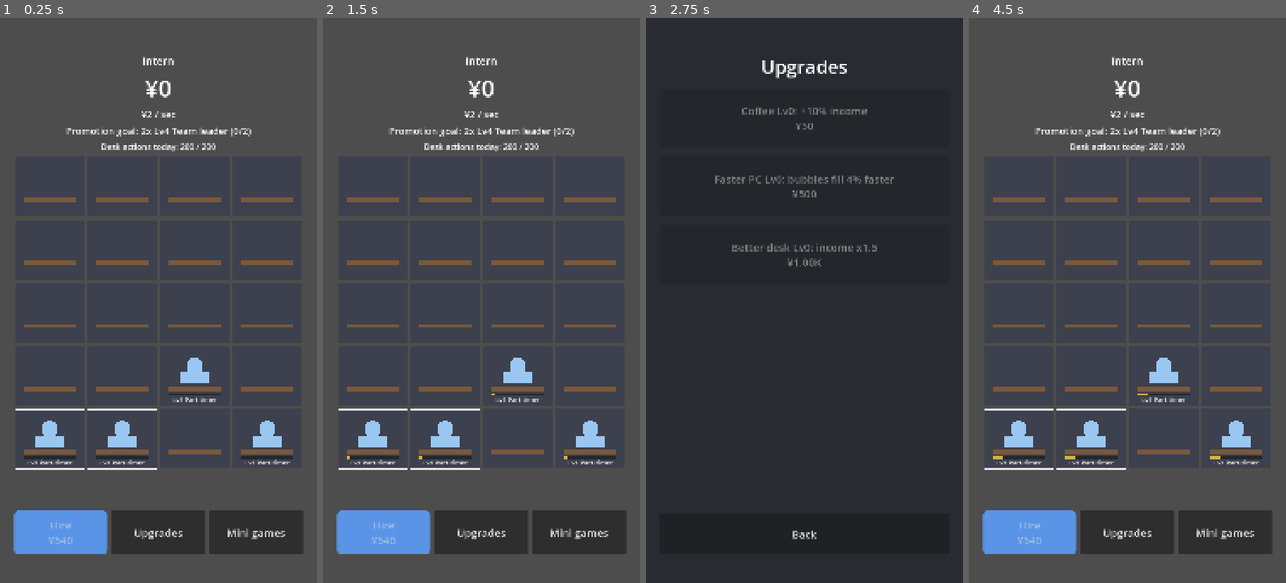
Above: before the commit, frames 1-4 (left to right).
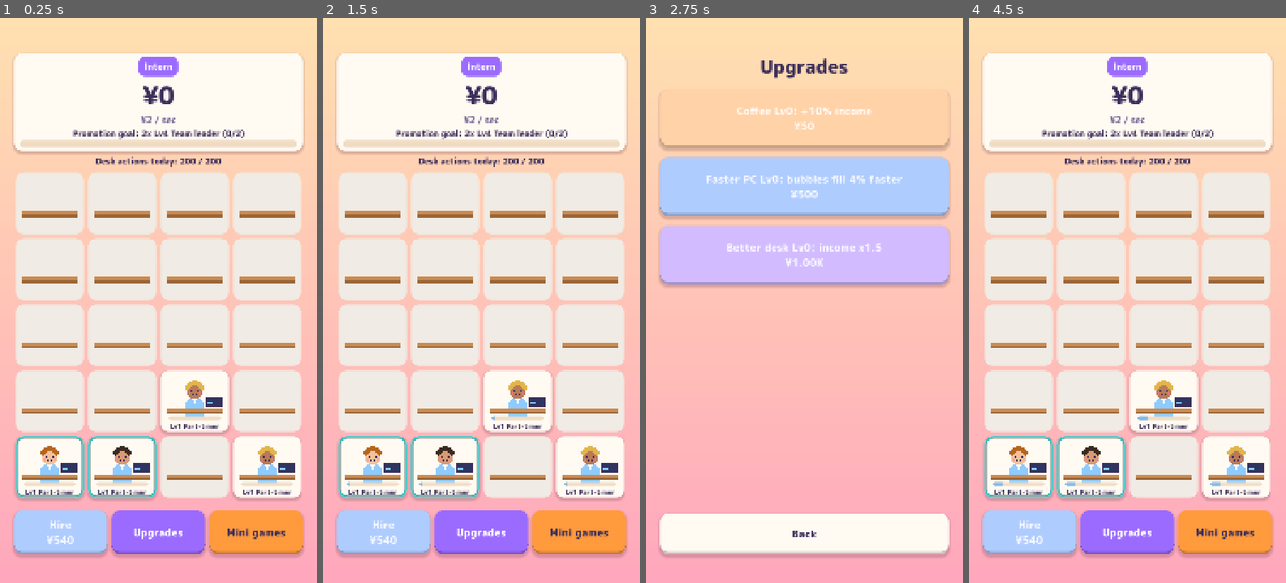
Above: after the commit, the same moments.

Repository: zulfahmi14/corporate-ladder-tycoon
Game: Godot game, scene res://src/ui/main/main.tscn
Same seed, same stepped clock (60 frames per second), same inputs: the game is played once before the commit and once after it.
Inputs:
- Up to frame 1 (0.25 s): no input
- Up to frame 2 (1.5 s): click "Upgrades" at 0.5 s; click "Mini games" at 1.25 s
- Up to frame 3 (2.75 s): click "Upgrades" at 2 s
- Up to frame 4 (4.5 s): click "Mini games" at 2.75 s; click "Upgrades" at 3.5 s; click "Mini games" at 4.25 s

The runs differ from the first frame. In frame 1, 100% of the frame differs, in the area x 0-100%, y 0-100%; in frame 2, 100%; in frame 3, 100%; in frame 4, 100%.

Commit message:
Colourful look: rounded font, candy buttons, cute coworkers, gradient
- Font: M PLUS Rounded 1c ExtraBold (SIL OFL 1.1, also covers Japanese),
  license text bundled in the APK; assets/LICENSES.csv (kept as a raw file,
  not imported as a translation) + CI check that every asset file has a
  license row; CREDITS.md table generated from it.
- GameTheme/Palette: warm peach-to-pink gradient, dark purple ink,
  rounded candy buttons with a pressable bottom edge, shadowed cards.
- Desks drawn in code: chibi coworkers (varied skin and hair, shirt colour
  per level, tie from Lv4, glasses from Lv7, crown at Lv12), wooden desk,
  monitor, mug, rounded fill bar, gold coin bubbles, star on goal
  coworkers, teal glow on mergeable pairs.
- Header card with rank chip and goal progress bar; coloured Hire,
  Upgrades, Mini games, difficulty and upgrade buttons; toast on a card.

Co-Authored-By: Claude Opus 5.5 <noreply@anthropic.com>
Claude-Session: https://claude.ai/code/session_01SnyqAje3u6iqyeA2hjPDje

Diff:
--- /dev/null
+++ b/assets/LICENSES.csv
@@ -0,0 +1,2 @@
+path,author,source_url,license,license_url,modified,attribution_text,date_added
+assets/fonts/mplus-rounded-1c/MPLUSRounded1c-ExtraBold.ttf,Coji Morishita / The Rounded M+ Project Authors,https://fonts.google.com/specimen/M+PLUS+Rounded+1c,SIL OFL 1.1,https://openfontlicense.org,no,"M PLUS Rounded 1c, Copyright 2016 The Rounded M+ Project Authors, SIL Open Font License 1.1",2026-11-13
--- a/src/ui/board/desk_cell.gd
+++ b/src/ui/board/desk_cell.gd
@@ -1,32 +1,14 @@
 class_name DeskCell
 extends Control
-## One desk on the office board: draws the coworker and its "+¥" bubble,
-## claims the bubble on tap, and supports drag and drop between desks.
+## One desk on the office board: draws a cute coworker at a desk with a monitor,
+## the fill bar and the coin bubble; claims on tap; drag and drop between desks.
 
 signal tapped(desk: int)
 signal dropped(from: int, to: int)
 
-const LEVEL_COLORS: Array[Color] = [
-	Color(0.6, 0.78, 0.95),
-	Color(0.55, 0.86, 0.6),
-	Color(0.95, 0.68, 0.45),
-	Color(0.78, 0.6, 0.95),
-	Color(0.96, 0.84, 0.36),
-	Color(0.45, 0.85, 0.85),
-	Color(0.95, 0.55, 0.65),
-	Color(0.65, 0.7, 0.98),
-	Color(0.85, 0.9, 0.45),
-	Color(0.98, 0.6, 0.35),
-	Color(0.75, 0.75, 0.8),
-	Color(1.0, 0.82, 0.2),
-]
-const TILE_COLOR := Color(0.24, 0.25, 0.3)
-const DESK_COLOR := Color(0.47, 0.35, 0.24)
-const BUBBLE_COLOR := Color(0.98, 0.84, 0.3)
-const GLOW_COLOR := Color(1.0, 1.0, 1.0, 0.85)
-const BAR_BG := Color(0.15, 0.15, 0.18)
-const BAR_FILL := Color(0.98, 0.84, 0.3, 0.8)
-const FIRE_COLOR := Color(0.92, 0.4, 0.4)
+const BUBBLE_COLOR := Palette.GOLD
+const FIRE_COLOR := Palette.RED
+const MERGE_GLOW := Color("ffffff")
 const FILL_STEPS: float = 40.0
 
 var desk: int = 0
@@ -40,7 +22,7 @@
 
 func _init(index: int) -> void:
 	desk = index
-	custom_minimum_size = Vector2(230, 210)
+	custom_minimum_size = Vector2(230, 220)
 	size_flags_horizontal = Control.SIZE_EXPAND_FILL
 	mouse_filter = Control.MOUSE_FILTER_PASS
 
@@ -84,11 +66,13 @@
 		return null
 	var preview := Label.new()
 	preview.text = "Lv%d" % level
-	preview.add_theme_font_size_override("font_size", 48)
-	preview.add_theme_color_override("font_color", LEVEL_COLORS[level - 1])
+	preview.add_theme_font_size_override("font_size", 52)
+	preview.add_theme_color_override("font_color", Palette.LEVEL[level - 1])
+	preview.add_theme_color_override("font_outline_color", Palette.INK)
+	preview.add_theme_constant_override("outline_size", 12)
 	var holder := Control.new()
 	holder.add_child(preview)
-	preview.position = Vector2(-40, -90)  # above the finger so it stays visible
+	preview.position = Vector2(-40, -100)  # above the finger so it stays visible
 	set_drag_preview(holder)
 	return {"from_desk": desk}
 
@@ -104,51 +88,174 @@
 
 
 func _draw() -> void:
-	var r := Rect2(Vector2(4, 4), size - Vector2(8, 8))
-	draw_rect(r, TILE_COLOR)
+	var r := Rect2(Vector2(6, 6), size - Vector2(12, 12))
+	var tile_color: Color = Palette.CARD if level > 0 else Palette.CARD.darkened(0.06)
+	draw_style_box(GameTheme.card(tile_color, 26, level > 0), r)
 	if can_merge:
-		draw_rect(r, GLOW_COLOR, false, 4.0)
-	var w: float = r.size.x
-	var h: float = r.size.y
-	draw_rect(
-		Rect2(r.position + Vector2(w * 0.12, h * 0.68), Vector2(w * 0.76, h * 0.08)), DESK_COLOR
-	)
+		var glow := GameTheme.card(Color(0, 0, 0, 0), 26, false)
+		glow.border_color = Palette.TEAL
+		glow.set_border_width_all(6)
+		draw_style_box(glow, r)
 	var font: Font = get_theme_default_font()
 	if level > 0:
-		var color: Color = LEVEL_COLORS[level - 1]
-		var center := r.position + Vector2(w / 2.0, h * 0.34)
-		draw_circle(center, h * 0.14, color)
-		draw_rect(Rect2(center + Vector2(-w * 0.2, h * 0.1), Vector2(w * 0.4, h * 0.2)), color)
-		var name_text: String = "Lv%d %s" % [level, tr(EconomyData.LEVEL_KEYS[level - 1])]
-		draw_string(
-			font,
-			r.position + Vector2(0, h * 0.94),
-			name_text,
-			HORIZONTAL_ALIGNMENT_CENTER,
-			w,
-			22,
-			Color.WHITE
-		)
+		_draw_coworker(r)
+		_draw_desk(r)
+		_draw_name_and_bar(r, font)
 		if goal_level:
-			draw_circle(r.position + Vector2(22, 22), 12, BUBBLE_COLOR)  # counts toward the goal
-		var bar := Rect2(r.position + Vector2(w * 0.12, h * 0.8), Vector2(w * 0.76, 8))
-		draw_rect(bar, BAR_BG)
-		draw_rect(Rect2(bar.position, Vector2(bar.size.x * fill, bar.size.y)), BAR_FILL)
+			_draw_star(r.position + Vector2(30, 30), 18.0)
+	else:
+		_draw_desk(r)
 	if fire_text != "":
 		_draw_pill(r, fire_text, FIRE_COLOR, Color.WHITE, font)
 	elif bubble_text != "":
-		_draw_pill(r, bubble_text, BUBBLE_COLOR, Color(0.15, 0.12, 0.05), font)
-
-
-func _draw_pill(r: Rect2, text: String, bg: Color, ink: Color, font: Font) -> void:
-	var pill := Rect2(r.position + Vector2(r.size.x * 0.3, 6), Vector2(r.size.x * 0.68, 40))
-	draw_rect(pill, bg)
+		_draw_pill(r, bubble_text, BUBBLE_COLOR, Palette.INK, font)
+
+
+func _draw_coworker(r: Rect2) -> void:
+	var w: float = r.size.x
+	var h: float = r.size.y
+	var c := r.position + Vector2(w * 0.5, h * 0.33)
+	var head: float = h * 0.13
+	var shirt: Color = Palette.LEVEL[level - 1]
+	var skin: Color = Palette.SKIN[desk % Palette.SKIN.size()]
+	var hair: Color = Palette.HAIR[(desk * 7 + level) % Palette.HAIR.size()]
+	# Body (rounded shoulders) behind the desk.
+	draw_circle(c + Vector2(0, head * 2.1), head * 1.25, shirt)
+	draw_rect(Rect2(c + Vector2(-head * 1.25, head * 2.1), Vector2(head * 2.5, head * 1.2)), shirt)
+	draw_colored_polygon(  # white collar
+		PackedVector2Array(
+			[
+				c + Vector2(-head * 0.5, head * 0.95),
+				c + Vector2(head * 0.5, head * 0.95),
+				c + Vector2(0, head * 1.55)
+			]
+		),
+		Color.WHITE
+	)
+	if level >= 4:  # tie
+		draw_colored_polygon(
+			PackedVector2Array(
+				[
+					c + Vector2(-head * 0.16, head * 1.2),
+					c + Vector2(head * 0.16, head * 1.2),
+					c + Vector2(head * 0.22, head * 2.3),
+					c + Vector2(0, head * 2.6),
+					c + Vector2(-head * 0.22, head * 2.3)
+				]
+			),
+			Palette.RED if level < 10 else Palette.GOLD_DARK
+		)
+	# Head, hair, face.
+	draw_circle(c, head, skin)
+	draw_arc(c, head, PI * 1.05, PI * 1.95, 24, hair, head * 0.55)
+	draw_circle(c + Vector2(-head * 0.38, head * 0.05), head * 0.12, Palette.INK)
+	draw_circle(c + Vector2(head * 0.38, head * 0.05), head * 0.12, Palette.INK)
+	draw_arc(c + Vector2(0, head * 0.25), head * 0.3, PI * 0.15, PI * 0.85, 12, Palette.INK, 3.0)
+	draw_circle(c + Vector2(-head * 0.62, head * 0.35), head * 0.13, Color(1, 0.5, 0.6, 0.45))
+	draw_circle(c + Vector2(head * 0.62, head * 0.35), head * 0.13, Color(1, 0.5, 0.6, 0.45))
+	if level >= 7:  # glasses
+		draw_arc(c + Vector2(-head * 0.38, head * 0.05), head * 0.26, 0, TAU, 16, Palette.INK, 3.0)
+		draw_arc(c + Vector2(head * 0.38, head * 0.05), head * 0.26, 0, TAU, 16, Palette.INK, 3.0)
+	if level == EconomyData.MAX_LEVEL:  # crown for the top level
+		var top := c + Vector2(0, -head * 1.05)
+		draw_colored_polygon(
+			PackedVector2Array(
+				[
+					top + Vector2(-head * 0.6, 0),
+					top + Vector2(-head * 0.6, -head * 0.6),
+					top + Vector2(-head * 0.3, -head * 0.25),
+					top + Vector2(0, -head * 0.7),
+					top + Vector2(head * 0.3, -head * 0.25),
+					top + Vector2(head * 0.6, -head * 0.6),
+					top + Vector2(head * 0.6, 0)
+				]
+			),
+			Palette.GOLD
+		)
+
+
+func _draw_desk(r: Rect2) -> void:
+	var w: float = r.size.x
+	var h: float = r.size.y
+	var top := r.position + Vector2(w * 0.08, h * 0.62)
+	draw_rect(Rect2(top, Vector2(w * 0.84, h * 0.07)), Palette.WOOD)
+	draw_rect(Rect2(top + Vector2(0, h * 0.07), Vector2(w * 0.84, h * 0.03)), Palette.WOOD_DARK)
+	if level == 0:
+		return
+	# Monitor on the right side of the desk, coffee mug on the left.
+	var mon := Rect2(r.position + Vector2(w * 0.66, h * 0.44), Vector2(w * 0.24, h * 0.16))
+	draw_rect(mon, Palette.INK)
+	draw_rect(mon.grow(-4), Palette.SCREEN)
+	draw_rect(
+		Rect2(mon.position + Vector2(8, 8), Vector2(mon.size.x * 0.5, 4)), Palette.SCREEN_GLOW
+	)
+	draw_rect(
+		Rect2(mon.position + Vector2(8, 18), Vector2(mon.size.x * 0.3, 4)), Palette.SCREEN_GLOW
+	)
+	if level >= 3:
+		var mug := Rect2(r.position + Vector2(w * 0.12, h * 0.53), Vector2(w * 0.08, h * 0.09))
+		draw_rect(mug, Palette.LEVEL[(level + 3) % Palette.LEVEL.size()])
+		draw_arc(
+			mug.position + Vector2(mug.size.x, mug.size.y * 0.5),
+			mug.size.y * 0.3,
+			-PI * 0.5,
+			PI * 0.5,
+			8,
+			Palette.INK_SOFT,
+			3.0
+		)
+
+
+func _draw_name_and_bar(r: Rect2, font: Font) -> void:
+	var w: float = r.size.x
+	var h: float = r.size.y
+	var bar := Rect2(r.position + Vector2(w * 0.12, h * 0.75), Vector2(w * 0.76, 12))
+	draw_style_box(GameTheme.card(Palette.CARD_EDGE, 6, false), bar)
+	if fill > 0.0:
+		var filled := Rect2(bar.position, Vector2(maxf(bar.size.x * fill, 12.0), bar.size.y))
+		draw_style_box(GameTheme.card(Palette.LEVEL[level - 1].darkened(0.1), 6, false), filled)
+	var name_text: String = "Lv%d %s" % [level, tr(EconomyData.LEVEL_KEYS[level - 1])]
 	draw_string(
 		font,
-		pill.position + Vector2(0, 30),
+		r.position + Vector2(0, h * 0.95),
+		name_text,
+		HORIZONTAL_ALIGNMENT_CENTER,
+		w,
+		22,
+		Palette.INK
+	)
+
+
+func _draw_star(center: Vector2, radius: float) -> void:
+	var points := PackedVector2Array()
+	for i: int in 10:
+		var a: float = -PI / 2.0 + i * PI / 5.0
+		var rr: float = radius if i % 2 == 0 else radius * 0.45
+		points.append(center + Vector2(cos(a), sin(a)) * rr)
+	draw_colored_polygon(points, Palette.GOLD)
+	draw_polyline(points + PackedVector2Array([points[0]]), Palette.GOLD_DARK, 2.0)
+
+
+func _draw_pill(r: Rect2, text: String, bg: Color, ink: Color, font: Font) -> void:
+	var pill := Rect2(r.position + Vector2(r.size.x * 0.24, 4), Vector2(r.size.x * 0.74, 44))
+	var box := GameTheme.card(bg, 22, true)
+	box.border_color = bg.darkened(0.25)
+	box.border_width_bottom = 5
+	draw_style_box(box, pill)
+	draw_circle(
+		pill.position + Vector2(24, 21),
+		13,
+		Palette.GOLD_DARK if bg == BUBBLE_COLOR else bg.darkened(0.3)
+	)
+	draw_string(
+		font, pill.position + Vector2(16, 30), "¥", HORIZONTAL_ALIGNMENT_LEFT, -1, 20, Color.WHITE
+	)
+	draw_string(
+		font,
+		pill.position + Vector2(36, 31),
 		text,
 		HORIZONTAL_ALIGNMENT_CENTER,
-		pill.size.x,
+		pill.size.x - 40,
 		24,
 		ink
 	)
--- a/src/ui/main/main.gd
+++ b/src/ui/main/main.gd
@@ -5,7 +5,6 @@
 const FONT_SIZE: int = 36
 const TOAST_S: float = 2.5
 
-var _rank_label: Label
 var _yen_label: Label
 var _income_label: Label
 var _goal_label: Label
@@ -18,25 +17,20 @@
 var _grid: GridContainer
 var _cells: Array[DeskCell] = []
 var _toast: Label
+var _toast_panel: PanelContainer
+var _goal_bar: ProgressBar
+var _rank_chip: Label
 var _toast_left: float = 0.0
 var _overlay: Control
 
 
 func _ready() -> void:
-	var t := Theme.new()
-	t.default_font_size = FONT_SIZE
-	theme = t
+	theme = GameTheme.build(FONT_SIZE)
+	add_child(GameTheme.background())
 	var page := VBoxContainer.new()
-	page.add_theme_constant_override("separation", 12)
+	page.add_theme_constant_override("separation", 14)
 	MinigameView.add_page(self, page)
-	_rank_label = MinigameView.make_label("", 36)
-	page.add_child(_rank_label)
-	_yen_label = MinigameView.make_label("", 80)
-	page.add_child(_yen_label)
-	_income_label = MinigameView.make_label("", 32)
-	page.add_child(_income_label)
-	_goal_label = MinigameView.make_label("", 32)
-	page.add_child(_goal_label)
+	page.add_child(_build_header())
 	_promote_button = MinigameView.make_button("", 120)
 	MinigameView.paint(_promote_button, MinigameView.GOOD_COLOR)
 	_promote_button.pressed.connect(_on_promote)
@@ -60,29 +54,66 @@
 	_grid.size_flags_horizontal = Control.SIZE_EXPAND_FILL
 	scroll.add_child(_grid)
 	page.add_child(_build_bottom_bar())
-	_toast = MinigameView.make_label("", 32)
-	_toast.set_anchors_and_offsets_preset(Control.PRESET_CENTER_BOTTOM)
-	_toast.offset_top = -330
-	_toast.offset_bottom = -260
-	_toast.offset_left = -500
-	_toast.offset_right = 500
-	add_child(_toast)
+	_toast_panel = PanelContainer.new()
+	_toast_panel.add_theme_stylebox_override("panel", GameTheme.card(Palette.INK, 24))
+	_toast_panel.set_anchors_and_offsets_preset(Control.PRESET_CENTER_BOTTOM)
+	_toast_panel.offset_top = -360
+	_toast_panel.offset_bottom = -270
+	_toast_panel.offset_left = -480
+	_toast_panel.offset_right = 480
+	_toast_panel.mouse_filter = Control.MOUSE_FILTER_IGNORE
+	_toast_panel.visible = false
+	add_child(_toast_panel)
+	_toast = MinigameView.make_label("", 30)
+	_toast.add_theme_color_override("font_color", Color.WHITE)
+	_toast_panel.add_child(_toast)
 	GameState.changed.connect(_refresh)
 	GameState.offline_earned.connect(_on_offline_earned)
 	_refresh()
+
+
+## White card at the top: rank chip, yen, income, promotion goal with a progress bar.
+func _build_header() -> PanelContainer:
+	var card := PanelContainer.new()
+	var box := VBoxContainer.new()
+	box.add_theme_constant_override("separation", 4)
+	card.add_child(box)
+	var chip_row := CenterContainer.new()
+	box.add_child(chip_row)
+	var chip := PanelContainer.new()
+	chip.add_theme_stylebox_override("panel", GameTheme.card(Palette.PURPLE, 22, false))
+	chip_row.add_child(chip)
+	_rank_chip = MinigameView.make_label("", 30)
+	_rank_chip.add_theme_color_override("font_color", Color.WHITE)
+	_rank_chip.autowrap_mode = TextServer.AUTOWRAP_OFF  # a chip sizes to its text
+	chip.add_child(_rank_chip)
+	_yen_label = MinigameView.make_label("", 84)
+	box.add_child(_yen_label)
+	_income_label = MinigameView.make_label("", 30)
+	_income_label.add_theme_color_override("font_color", Palette.INK_SOFT)
+	box.add_child(_income_label)
+	_goal_label = MinigameView.make_label("", 28)
+	box.add_child(_goal_label)
+	_goal_bar = ProgressBar.new()
+	_goal_bar.show_percentage = false
+	_goal_bar.custom_minimum_size = Vector2(0, 22)
+	box.add_child(_goal_bar)
+	return card
 
 
 func _build_bottom_bar() -> HBoxContainer:
 	var bar := HBoxContainer.new()
 	bar.add_theme_constant_override("separation", 16)
 	_hire_button = MinigameView.make_button("", 150)
-	MinigameView.paint(_hire_button, Color(0.35, 0.58, 0.9))
+	MinigameView.paint(_hire_button, Palette.BLUE)
 	_hire_button.pressed.connect(_on_hire)
 	bar.add_child(_hire_button)
 	var upgrades := MinigameView.make_button(tr("MAIN_UPGRADES_BUTTON"), 150)
+	MinigameView.paint(upgrades, Palette.PURPLE)
 	upgrades.pressed.connect(_open_overlay.bind(true))
 	bar.add_child(upgrades)
 	var games := MinigameView.make_button(tr("MAIN_MINIGAMES_BUTTON"), 150)
+	MinigameView.paint(games, Palette.ORANGE)
 	games.pressed.connect(_open_overlay.bind(false))
 	bar.add_child(games)
 	return bar
@@ -93,6 +124,7 @@
 		_toast_left -= delta
 		if _toast_left <= 0.0:
 			_toast.text = ""
+			_toast_panel.visible = false
 
 
 func _rebuild_board_if_needed(size: int) -> void:
@@ -210,12 +242,15 @@
 
 func _show_toast(text: String) -> void:
 	_toast.text = text
+	_toast_panel.visible = true
 	_toast_left = TOAST_S
 
 
 func _float_text(cell: Control, text: String) -> void:
 	var label := MinigameView.make_label(text, 34)
-	label.add_theme_color_override("font_color", DeskCell.BUBBLE_COLOR)
+	label.add_theme_color_override("font_color", Palette.GOLD)
+	label.add_theme_color_override("font_outline_color", Palette.INK)
+	label.add_theme_constant_override("outline_size", 10)
 	label.mouse_filter = Control.MOUSE_FILTER_IGNORE
 	add_child(label)
 	label.size = Vector2(cell.size.x, 50)
@@ -230,7 +265,7 @@
 func _refresh() -> void:
 	var s: PlayerState = GameState.state
 	_rebuild_board_if_needed(s.board.size())
-	_rank_label.text = tr(EconomyData.RANK_KEYS[s.rank])
+	_rank_chip.text = tr(EconomyData.RANK_KEYS[s.rank])
 	_yen_label.text = NumberFormat.yen(s.yen)
 	_income_label.text = tr("MAIN_INCOME_PER_SEC").format(
 		{"amount": NumberFormat.yen(GameRules.income_ps(s))}
@@ -258,10 +293,10 @@
 	for desk: int in _cells.size():
 		var level: int = s.board[desk]
 		var ready: bool = GameRules.bubble_full(s, desk)
-		var bubble: String = "+" + NumberFormat.yen(s.bubbles[desk]) if ready else ""
+		var bubble: String = "+" + NumberFormat.short(s.bubbles[desk]) if ready else ""
 		var fire_text: String = ""
 		if _fire_mode and level > 0:
-			fire_text = "-" + NumberFormat.yen(GameRules.fire_cost(s, desk))
+			fire_text = "-" + NumberFormat.short(GameRules.fire_cost(s, desk))
 		_cells[desk].show_state(
 			level,
 			bubble,
@@ -286,6 +321,8 @@
 			}
 		)
 	)
+	_goal_bar.max_value = EconomyData.GOAL_COUNT[s.rank]
+	_goal_bar.value = Economy.goal_progress(s.board, s.rank)
 	var ready: bool = GameRules.can_promote(s)
 	_promote_button.visible = ready
 	if ready:
--- a/src/ui/main/upgrades_panel.gd
+++ b/src/ui/main/upgrades_panel.gd
@@ -9,16 +9,14 @@
 
 func _ready() -> void:
 	set_anchors_and_offsets_preset(Control.PRESET_FULL_RECT)
-	var bg := ColorRect.new()
-	bg.color = Color(0.16, 0.17, 0.2)
-	bg.set_anchors_and_offsets_preset(Control.PRESET_FULL_RECT)
-	add_child(bg)
+	add_child(GameTheme.background())
 	var page := VBoxContainer.new()
 	page.add_theme_constant_override("separation", 32)
 	MinigameView.add_page(self, page)
 	page.add_child(MinigameView.make_label(tr("UPGRADES_TITLE"), 64))
 	for i: int in 3:
 		var button := MinigameView.make_button("", 200)
+		MinigameView.paint(button, [Palette.ORANGE, Palette.BLUE, Palette.PURPLE][i])
 		button.pressed.connect(_buy.bind(i))
 		page.add_child(button)
 		_buttons.append(button)
--- a/src/ui/minigames/minigame_hub.gd
+++ b/src/ui/minigames/minigame_hub.gd
@@ -19,10 +19,7 @@
 
 func _ready() -> void:
 	set_anchors_and_offsets_preset(Control.PRESET_FULL_RECT)
-	var bg := ColorRect.new()
-	bg.color = Color(0.16, 0.17, 0.2)
-	bg.set_anchors_and_offsets_preset(Control.PRESET_FULL_RECT)
-	add_child(bg)
+	add_child(GameTheme.background())
 	_build_menu()
 	_build_result()
 	_refresh()
@@ -93,6 +90,7 @@
 	var row_buttons: Array[Button] = []
 	for diff: int in MinigameData.DIFFICULTY_MULT.size():
 		var button := MinigameView.make_button("", 150)
+		MinigameView.paint(button, [Palette.GREEN, Palette.BLUE, Palette.RED][diff])
 		button.pressed.connect(_start.bind(game, diff))
 		buttons.add_child(button)
 		row_buttons.append(button)
--- a/src/ui/minigames/minigame_view.gd
+++ b/src/ui/minigames/minigame_view.gd
@@ -4,9 +4,9 @@
 
 signal finished(score: float)
 
-const GOOD_COLOR := Color(0.55, 0.85, 0.55)
-const BAD_COLOR := Color(0.95, 0.5, 0.5)
-const DIM_COLOR := Color(0.22, 0.23, 0.27)
+const GOOD_COLOR := Palette.GREEN
+const BAD_COLOR := Palette.RED
+const DIM_COLOR := Color("efe3f2")
 const MARGIN_SIDE: int = 48
 const MARGIN_TOP: int = 120
 const MARGIN_BOTTOM: int = 96
@@ -85,16 +85,17 @@
 	parent.add_child(page)
 
 
-## Solid fill colour for a button (readable text picked from the fill brightness).
+## Candy-style fill colour for a button (readable text picked from the fill brightness).
 static func paint(button: Button, color: Color) -> void:
-	for state: String in ["normal", "hover", "pressed", "focus", "disabled"]:
-		var box := StyleBoxFlat.new()
-		box.bg_color = color.darkened(0.2) if state == "pressed" else color
-		box.set_corner_radius_all(16)
-		button.add_theme_stylebox_override(state, box)
-	var ink: Color = Color(0.1, 0.1, 0.12) if color.get_luminance() > 0.45 else Color.WHITE
+	button.add_theme_stylebox_override("normal", GameTheme.candy(color))
+	button.add_theme_stylebox_override("hover", GameTheme.candy(color))
+	button.add_theme_stylebox_override("focus", GameTheme.candy(color))
+	button.add_theme_stylebox_override("pressed", GameTheme.candy(color.darkened(0.1), true))
+	button.add_theme_stylebox_override("disabled", GameTheme.candy(color.lerp(Color.WHITE, 0.55)))
+	var ink: Color = Palette.INK if color.get_luminance() > 0.6 else Color.WHITE
 	for key: String in ["font_color", "font_hover_color", "font_pressed_color", "font_focus_color"]:
 		button.add_theme_color_override(key, ink)
+	button.add_theme_color_override("font_disabled_color", Color(1, 1, 1, 0.85))
 
 
 static func make_button(text: String, min_height: float) -> Button:
--- a/src/ui/minigames/pitch_view.gd
+++ b/src/ui/minigames/pitch_view.gd
@@ -23,14 +23,14 @@
 	_feedback = make_label("", 48)
 	body.add_child(_feedback)
 	_track = ColorRect.new()
-	_track.color = Color(0.25, 0.25, 0.25)
+	_track.color = Palette.CARD_EDGE
 	_track.custom_minimum_size = Vector2(0, 160)
 	body.add_child(_track)
 	_zone = ColorRect.new()
 	_zone.color = GOOD_COLOR
 	_track.add_child(_zone)
 	_needle = ColorRect.new()
-	_needle.color = Color.WHITE
+	_needle.color = Palette.INK
 	_track.add_child(_needle)
 	var spacer := Control.new()
 	spacer.size_flags_vertical = Control.SIZE_EXPAND_FILL
--- /dev/null
+++ b/src/ui/theme/game_theme.gd
@@ -0,0 +1,69 @@
+class_name GameTheme
+extends RefCounted
+## Builds the game's Theme in code: rounded font, candy buttons, cards, progress bars.
+
+const FONT_PATH := "res://assets/fonts/mplus-rounded-1c/MPLUSRounded1c-ExtraBold.ttf"
+const RADIUS: int = 28
+
+
+static func build(font_size: int) -> Theme:
+	var t := Theme.new()
+	var font: Font = load(FONT_PATH)
+	if font != null:
+		t.default_font = font
+	t.default_font_size = font_size
+	t.set_color("font_color", "Label", Palette.INK)
+	t.set_stylebox("normal", "Button", candy(Palette.CARD))
+	t.set_stylebox("hover", "Button", candy(Palette.CARD))
+	t.set_stylebox("focus", "Button", candy(Palette.CARD))
+	t.set_stylebox("pressed", "Button", candy(Palette.CARD.darkened(0.08), true))
+	t.set_stylebox("disabled", "Button", candy(Palette.CARD.darkened(0.12)))
+	for key: String in ["font_color", "font_hover_color", "font_pressed_color", "font_focus_color"]:
+		t.set_color(key, "Button", Palette.INK)
+	t.set_color("font_disabled_color", "Button", Palette.INK_SOFT)
+	t.set_stylebox("background", "ProgressBar", card(Palette.CARD_EDGE, 12, false))
+	t.set_stylebox("fill", "ProgressBar", card(Palette.GREEN, 12, false))
+	t.set_stylebox("panel", "PanelContainer", card(Palette.CARD))
+	return t
+
+
+## Rounded box with a soft shadow.
+static func card(color: Color, radius: int = RADIUS, shadow: bool = true) -> StyleBoxFlat:
+	var box := StyleBoxFlat.new()
+	box.bg_color = color
+	box.set_corner_radius_all(radius)
+	box.content_margin_left = 20
+	box.content_margin_right = 20
+	box.content_margin_top = 12
+	box.content_margin_bottom = 12
+	if shadow:
+		box.shadow_color = Palette.SHADOW
+		box.shadow_size = 10
+		box.shadow_offset = Vector2(0, 6)
+	return box
+
+
+## Candy button: rounded, with a darker bottom edge that flattens when pressed.
+static func candy(color: Color, pressed: bool = false) -> StyleBoxFlat:
+	var box := card(color, RADIUS, not pressed)
+	box.border_color = color.darkened(0.22)
+	box.border_width_bottom = 2 if pressed else 10
+	box.content_margin_top = 14 if pressed else 10
+	return box
+
+
+## Full-screen warm gradient used behind every screen.
+static func background() -> TextureRect:
+	var gradient := Gradient.new()
+	gradient.set_color(0, Palette.BG_TOP)
+	gradient.set_color(1, Palette.BG_BOTTOM)
+	var texture := GradientTexture2D.new()
+	texture.gradient = gradient
+	texture.fill_from = Vector2(0, 0)
+	texture.fill_to = Vector2(0, 1)
+	var rect := TextureRect.new()
+	rect.texture = texture
+	rect.stretch_mode = TextureRect.STRETCH_SCALE
+	rect.set_anchors_and_offsets_preset(Control.PRESET_FULL_RECT)
+	rect.mouse_filter = Control.MOUSE_FILTER_IGNORE
+	return rect
--- /dev/null
+++ b/src/ui/theme/palette.gd
@@ -0,0 +1,47 @@
+class_name Palette
+extends RefCounted
+## The game's colours in one place: warm background, dark purple ink, candy accents.
+
+const INK := Color("3b2e5a")
+const INK_SOFT := Color("7a6a96")
+const CARD := Color("fffaf2")
+const CARD_EDGE := Color("f0dcc4")
+const BG_TOP := Color("ffe0b0")
+const BG_BOTTOM := Color("ffa7bd")
+const SHADOW := Color(0.35, 0.18, 0.25, 0.22)
+
+const BLUE := Color("4d8dff")
+const PURPLE := Color("9b6bff")
+const ORANGE := Color("ff9a3d")
+const GREEN := Color("35c27c")
+const GOLD := Color("ffc93a")
+const GOLD_DARK := Color("d99a12")
+const RED := Color("ff5a6a")
+const TEAL := Color("22c1c3")
+const PINK := Color("ff7eb3")
+
+## Shirt colour per coworker level (1..12).
+const LEVEL: Array[Color] = [
+	Color("8ecbff"),
+	Color("6fdc8c"),
+	Color("ffb15e"),
+	Color("b88cff"),
+	Color("ff7eb3"),
+	Color("22c1c3"),
+	Color("ff6b6b"),
+	Color("5b7cfa"),
+	Color("a3d65c"),
+	Color("ff8f3d"),
+	Color("8a5cf5"),
+	Color("ffc93a"),
+]
+const SKIN: Array[Color] = [
+	Color("ffd9b8"), Color("f3c29b"), Color("d99b74"), Color("ffe6cc"), Color("b97a57")
+]
+const HAIR: Array[Color] = [
+	Color("3b2a20"), Color("6b4226"), Color("23202e"), Color("b5651d"), Color("e2b54c")
+]
+const WOOD := Color("c98b52")
+const WOOD_DARK := Color("9c6536")
+const SCREEN := Color("2d3561")
+const SCREEN_GLOW := Color("7fd4ff")
Not shown, added: assets/LICENSES.csv.import
Binary file added: assets/fonts/mplus-rounded-1c/MPLUSRounded1c-ExtraBold.ttf
Not shown, added: assets/fonts/mplus-rounded-1c/MPLUSRounded1c-ExtraBold.ttf.import
Not shown, added: assets/licenses/mplus-rounded-1c.txt
Not shown, changed: export_presets.cfg
Not shown, added: src/ui/theme/game_theme.gd.uid
Not shown, added: src/ui/theme/palette.gd.uid
Not shown, changed: CREDITS.md
